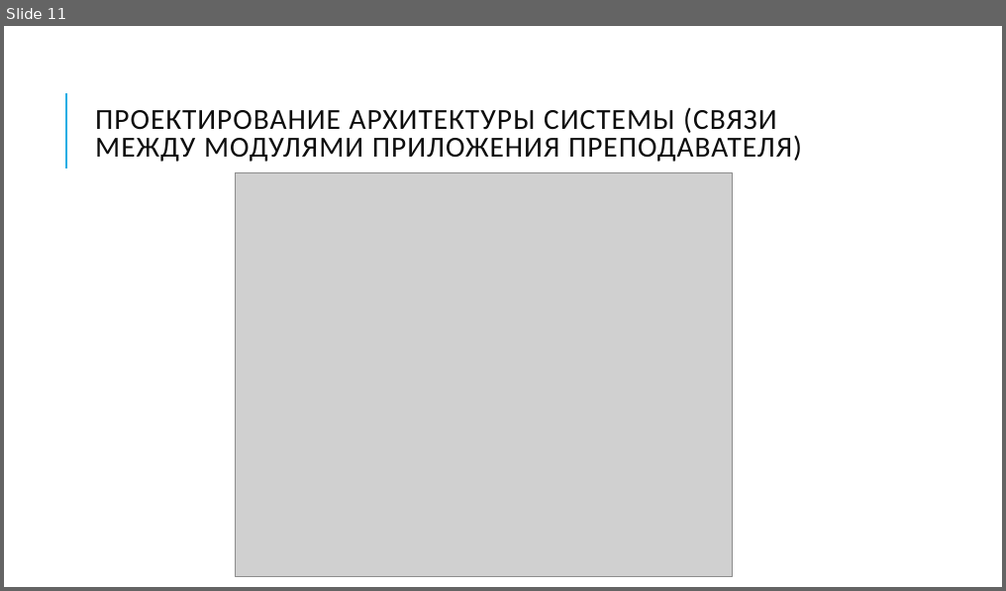
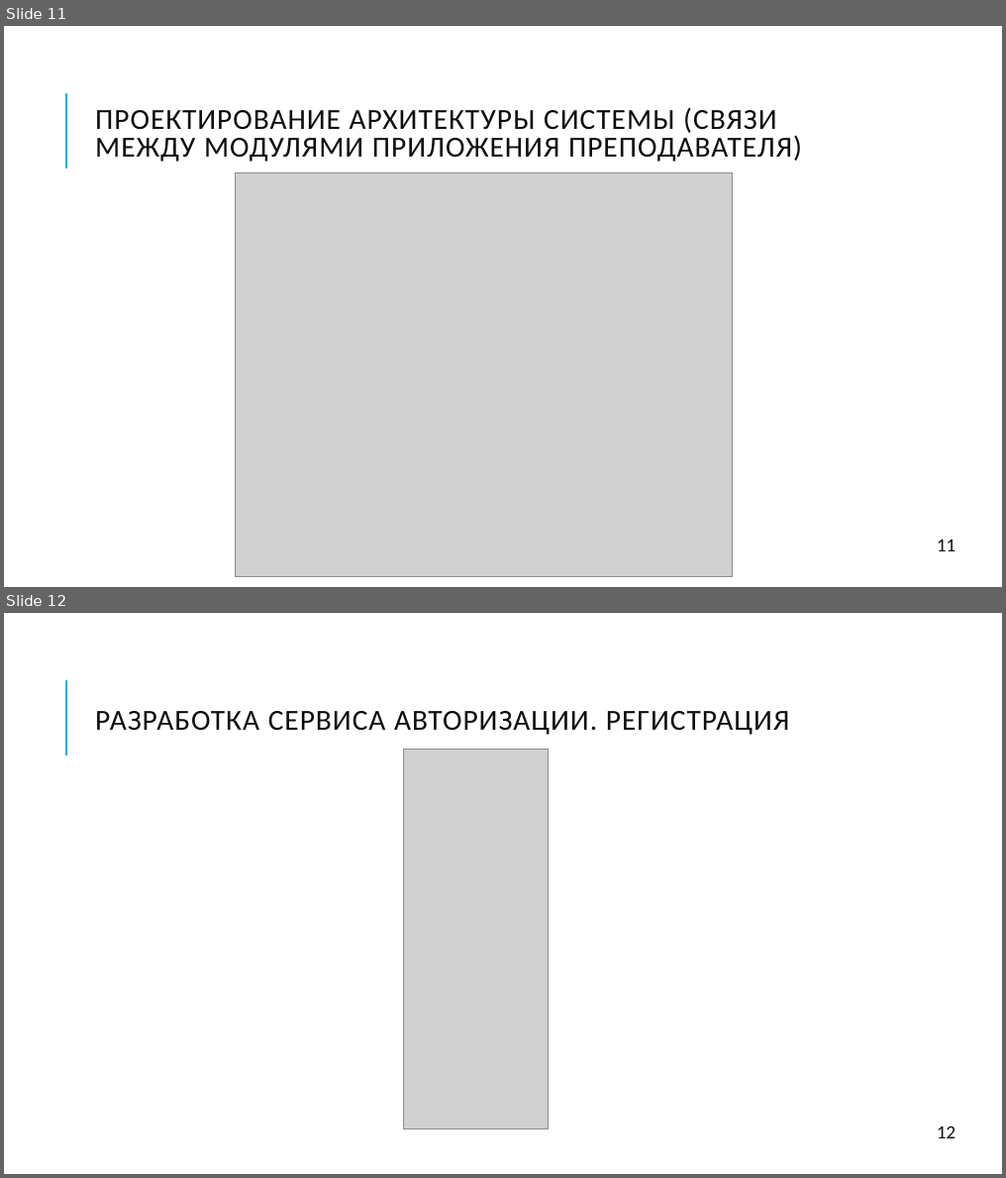
Before and after one commit to mpozdeevf/Diploma, a slide deck: Теория/Презентация ВКР Поздеев.pptx. Shown one above the other, each under a label of ours: slide 11 before the commit, slides 11 and 12 after it. The pictures are 1006x591 and 1006x1178 pixels, drawn with LibreOffice and Linux fonts; fonts in the diff are those of the drawing; grey boxes stand for pictures. Boxes give left, top, right and bottom in pixels: in the first picture for what was removed or moved away, otherwise in the second. Text is boxed around its words. In the diff, an @@ line names an element or a change of style, - is before the commit and + after.

```diff
--- a/Теория/Презентация ВКР Поздеев.pptx
+++ b/Теория/Презентация ВКР Поздеев.pptx
@@ slide 12 added at (4, 613, 1002, 1174), background #FFFFFF; not listed: 1 template element that a slide beside it also shows @@
@@ title added at (95, 711, 789, 735), 28 pt, text #0D0D0D @@
+РАЗРАБОТКА СЕРВИСА АВТОРИЗАЦИИ. РЕГИСТРАЦИЯ
@@ picture added at (404, 750, 548, 1130) @@
@@ text added at (937, 1126, 955, 1139), 18 pt, text #0D0D0D @@
+12
@@ slide 11 changed as well @@
@@ text added at (937, 540, 955, 552), 18 pt, text #0D0D0D @@
+11
```
Also in this commit, not shown: 10 other slides changed, 4 other slides added, 1 other file.
